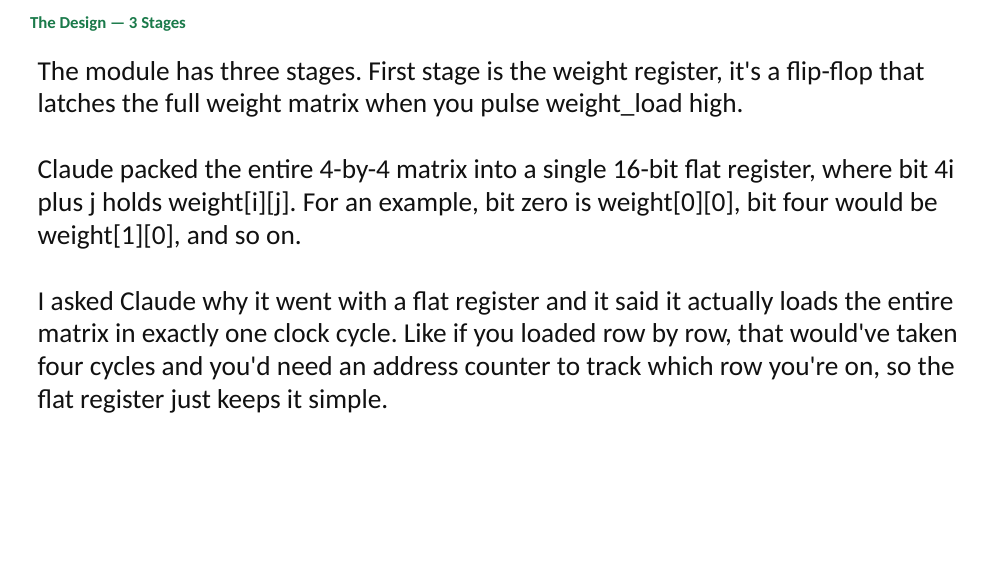
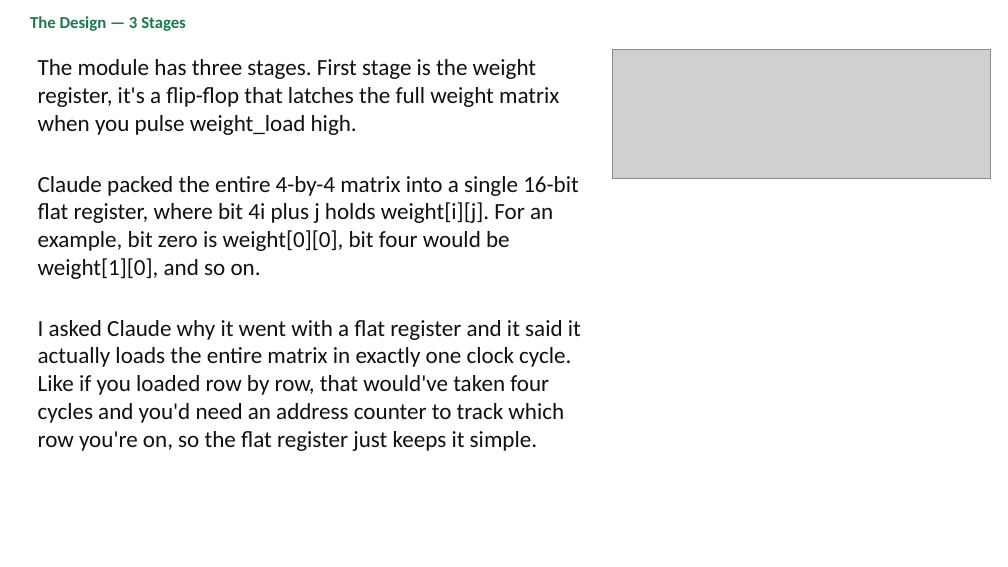
Before and after one commit to BaoPSU/ECE410-HW4AI, a slide deck: slide 3 of codefest/cf06/presentation/cf06_cllm_slides.pptx. Drawn at 1008x567 pixels with LibreOffice and Linux fonts; fonts in the diff are those of the drawing; grey boxes stand for pictures. Boxes give left, top, right and bottom in pixels: in the first picture for what was removed or moved away, otherwise in the second. Text is boxed around its words. In the diff, an @@ line names an element or a change of style, - is before the commit and + after.

```diff
--- a/codefest/cf06/presentation/cf06_cllm_slides.pptx
+++ b/codefest/cf06/presentation/cf06_cllm_slides.pptx
@@ text "The module has three stages. ..." at [38,59,581,451]: size 26 to 22 pt @@
@@ picture added at [613,49,991,178] @@
```
Also in this commit, not shown: 5 other slides changed, 1 other file.
